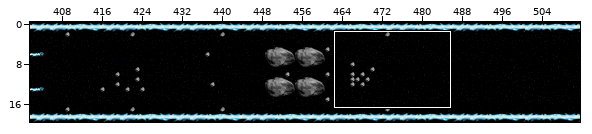
An edit to a level. Tiled map, level59.tmx. The picture above shows the old version from afar; the outline marks the close-up.
Close-up. Earlier state:
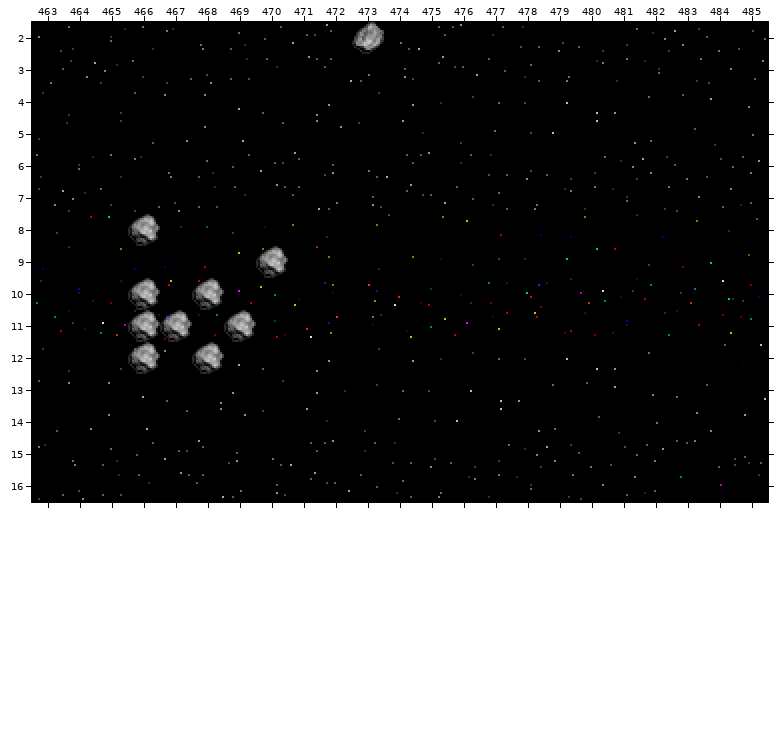
Cells are 16x16 px. Shown: x 463..485, y 2..16.
New version:
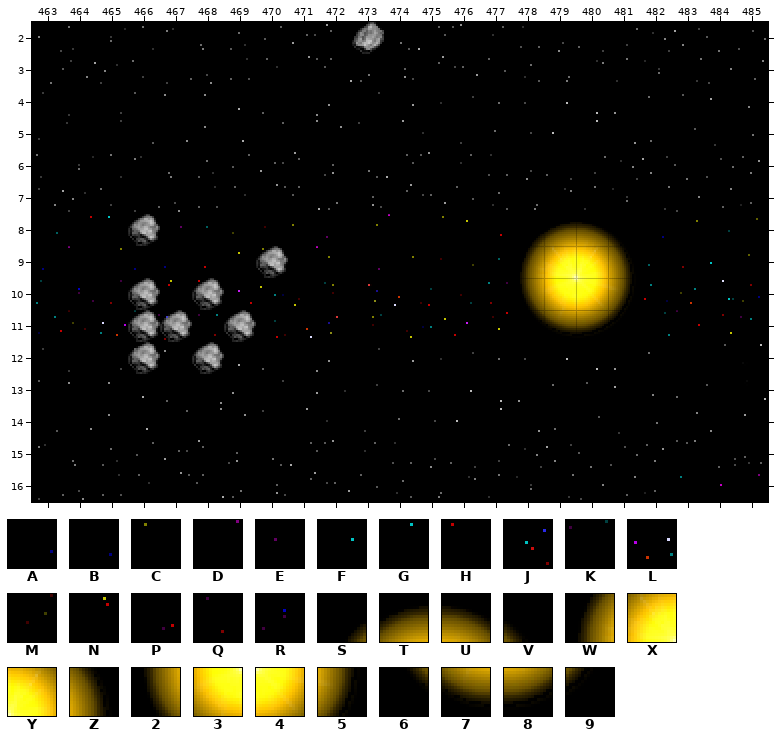
Key: from "reversePolarity Full": A 285, B 286, C 287, D 288, E 345, F 346, G 347, H 348, J 405, K 406, L 407, M 408, N 465, P 466, Q 467, R 468, S 764, T 765, U 766, V 767, W 824, X 825, Y 826, Z 827, 2 884, 3 885, 4 886, 5 887, 6 944, 7 945, 8 946, 9 947.
_ is an empty cell.
What changed:
Layer "background":
The edit turns tile J into tile 2 in row 10 at x 478.
The edit turns tile K into tile 3 in row 10 at x 479.
The edit turns tile L into tile 4 in row 10 at x 480.
The edit turns tile M into tile 5 in row 10 at x 481.
The edit turns tile N into tile 6 in row 11 at x 478.
The edit turns tile P into tile 7 in row 11 at x 479.
The edit turns tile Q into tile 8 in row 11 at x 480.
The edit turns tile R into tile 9 in row 11 at x 481.
The edit turns tile A into tile S in row 8 at x 478.
The edit turns tile B into tile T in row 8 at x 479.
The edit turns tile C into tile U in row 8 at x 480.
The edit turns tile D into tile V in row 8 at x 481.
The edit turns tile E into tile W in row 9 at x 478.
The edit turns tile F into tile X in row 9 at x 479.
The edit turns tile G into tile Y in row 9 at x 480.
The edit turns tile H into tile Z in row 9 at x 481.
Boxes around the changes in both close-ups, in picture pixels (x1, y1, x2, y2):
changed: (520, 214, 638, 336)
